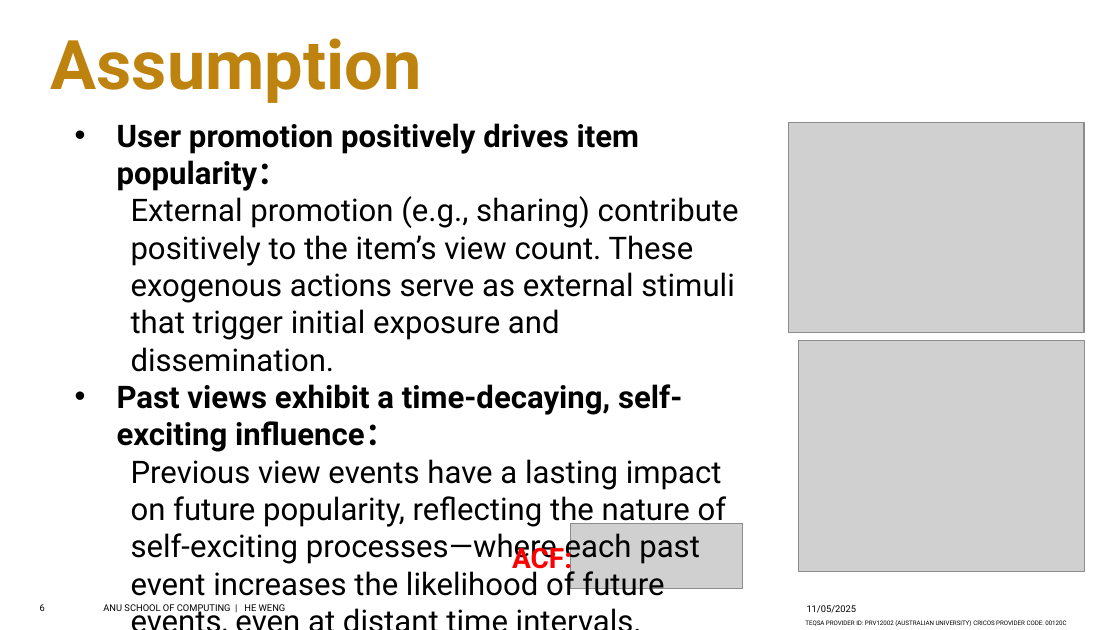
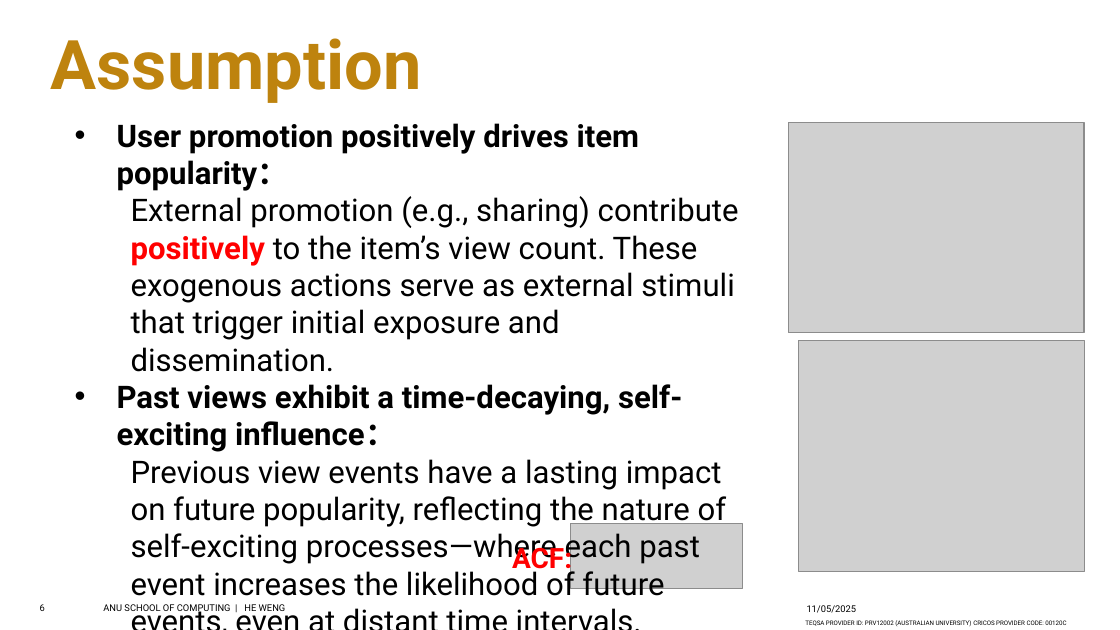
Before and after one commit to hahahaHan233/Study-HIP, a slide deck: slide 6 of src/Pre.pptx. Drawn at 1120x630 pixels with LibreOffice and Linux fonts; fonts in the diff are those of the drawing; grey boxes stand for pictures; background and template pictures are left out. Boxes give left, top, right and bottom in pixels: in the first picture for what was removed or moved away, otherwise in the second. Text is boxed around its words. In the diff, an @@ line names an element or a change of style, - is before the commit and + after.

```diff
--- a/src/Pre.pptx
+++ b/src/Pre.pptx
@@ text at [131,196,739,372]: text colour #000000 to #FF0000, bold on in "positively" @@
```
Also in this commit, not shown: 8 other slides changed.
